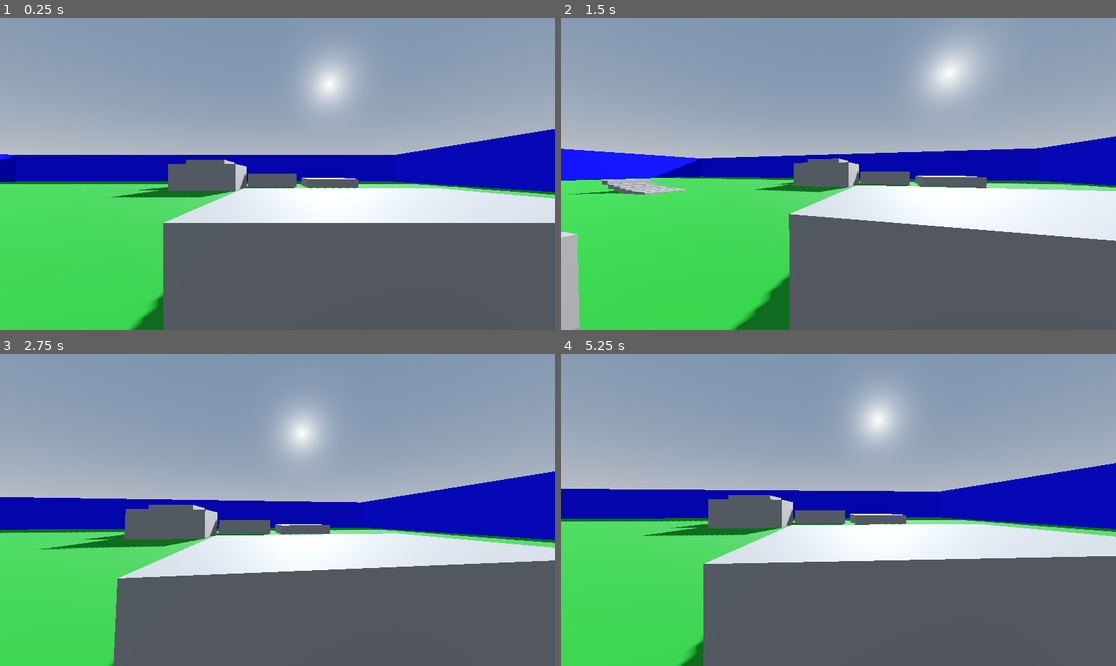
Above: before the commit, frames 1-4 (two rows, left to right).
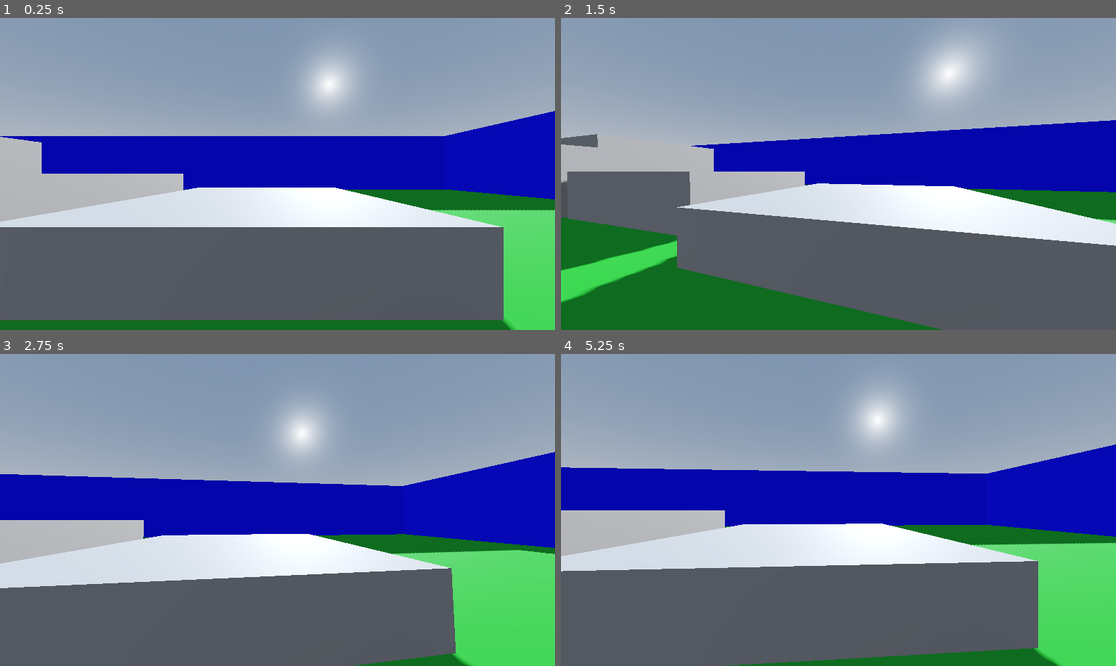
Above: after the commit, the same moments.

Repository: JuaaoA/FPS-test
Game: Godot game, scene res://Scenes/Levels/level0.tscn
Same seed, same stepped clock (60 frames per second), same inputs: the game is played once before the commit and once after it.
Inputs (mouse positions are in pixels of both pictures, inside the frame that each line leads up to):
- Up to frame 1 (0.25 s): no input
- Up to frame 2 (1.5 s): move the mouse to (866, 174) at 0.52 s; hold Space (up_movement) from 0.53 s (still down); tap Shift (dash) at 0.6, 1.35 s; move the mouse to (810, 174) at 1.27 s
- Up to frame 3 (2.75 s): keep holding Space (up_movement); move the mouse to (288, 503) at 2.02 s; tap Shift (dash) at 2.1 s
- Up to frame 4 (5.25 s): keep holding Space (up_movement); tap Enter at 2.75, 4.25 s; move the mouse to (832, 516) at 2.77 s; tap Shift (dash) every 0.75 s from 2.85 to 5.1 s; move the mouse to (877, 513) at 3.52 s; move the mouse to (794, 506) at 4.27 s; move the mouse to (844, 510) at 5.02 s

The runs differ from the first frame. In frame 1, 32% of the frame differs, in the area x 0-100%, y 29-100%; in frame 2, 32%; in frame 3, 30%; in frame 4, 32%, in the area x 0-100%, y 28-100%.

Commit message:
Base do vaulting funcionando

Diff:
--- a/Scenes/Levels/level0.tscn
+++ b/Scenes/Levels/level0.tscn
@@ -72,7 +72,7 @@
 use_collision = true
 size = Vector3(1.33008, 1, 1.45947)
 
-[node name="Box" type="CSGBox3D" parent="Enviroment"]
+[node name="Box" type="CSGBox3D" parent="Enviroment" groups=["obstacle"]]
 transform = Transform3D(5.69337, 0, 0, 0, 5.69337, 0, 0, 0, 5.69337, 9.35502, -2.21432, -5.45441)
 use_collision = true
 
@@ -155,7 +155,7 @@
 size = Vector3(1.07092, 1, 1)
 
 [node name="Player" type="CharacterBody3D" parent="."]
-transform = Transform3D(1, 0, 0, 0, 1, 0, 0, 0, 1, 3.00299, -0.386485, 17.6416)
+transform = Transform3D(1, 0, 0, 0, 1, 0, 0, 0, 1, 9.72206, -0.377032, -0.696793)
 script = ExtResource("1_yobd4")
 
 [node name="PlayerMesh" type="MeshInstance3D" parent="Player"]
@@ -189,5 +189,5 @@
 transform = Transform3D(1, 0, 0, 0, 1, 0, 0, 0, 1, 0, -0.25489, -1.80083)
 
 [node name="VaultPositioner" type="RayCast3D" parent="Player/PlayerHead/VaultRaycastPositioner"]
-target_position = Vector3(0, -1.25, 0)
+target_position = Vector3(2.08165e-12, -1.35, 2.08165e-12)
 script = ExtResource("4_1abbt")
--- a/Scripts/Player/PlayerControl.gd
+++ b/Scripts/Player/PlayerControl.gd
@@ -40,6 +40,7 @@
 
 # POSIÇÕES
 var vault_last_pos = null
+var vault_first_pos = null
 
 # BOLEANAS
 var wallrunning = false
@@ -112,7 +113,8 @@
 func _dash_input():
 
 	# Caso jogador pressione dash e tempo de corrida for menor que o trigger de corrida
-	if Input.is_action_just_pressed("dash") and running_time < trigger_run:
+	var dash_input = Input.is_action_just_pressed("dash")
+	if dash_input and running_time < trigger_run and is_on_floor():
 		# Quando o jogador apertar, o running time
 		# Irá direto para o trigger de correr, fa-
 		# zendo o jogador correr instantaneamente
@@ -135,6 +137,25 @@
 	camera.fov = lerp(camera.fov, target_fov, delta * 8.0)
 
 func _player_move(delta, direction):
+
+	# Se o jogador estiver em vault
+	if (vaulting):
+
+		# Caso a posição do vault seja nulo
+		if vault_last_pos == null:
+			# Parar o vault
+			vaulting = false
+			return
+
+		# Movimentar suavemente
+		print("VAULTING")
+
+		position = vault_last_pos
+		vaulting = false
+
+		# Terminar a função antes, para evitar o jogador de andar enquanto realiza o vault
+		return
+
 	# Se jogador estiver no chão
 	if is_on_floor():
 
@@ -180,7 +201,15 @@
 
 				# Para realizar vault
 				if (vault and not climb):
-					print("Iniciar vault")
+
+					# Iniciar vault
+					vaulting = true
+
+					# Definir uma posição que o jogador terminará o vault
+					vault_last_pos = vaultPositioner._get_new_vault_pos()
+
+					# Evitar que um pulo normal seja dado
+					return
 
 		# TODO
 		if (vault):
